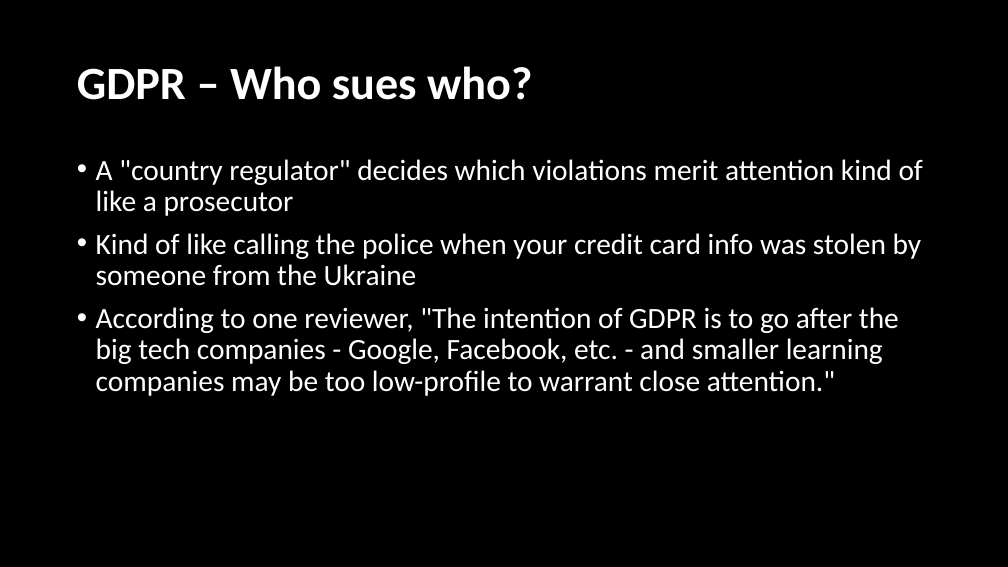
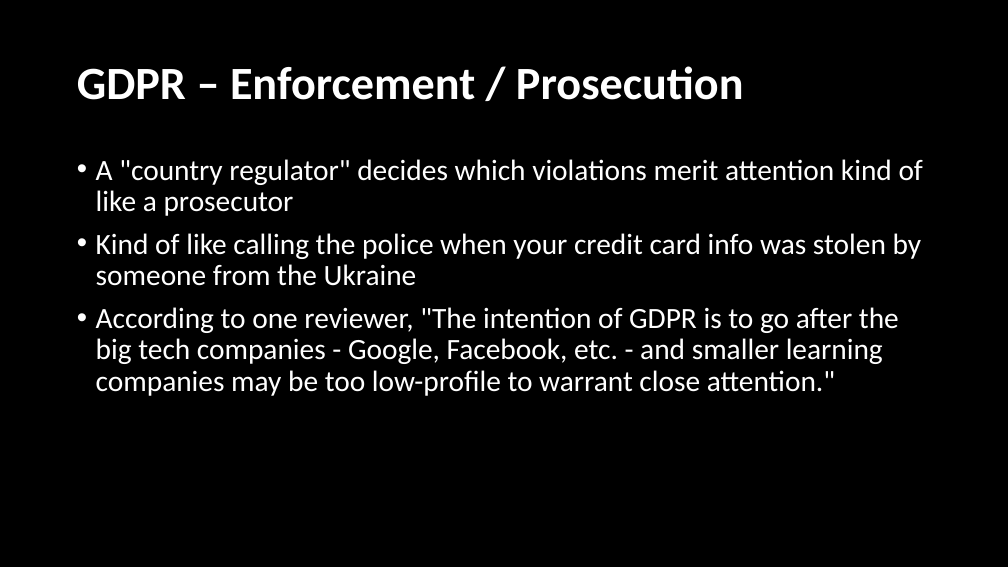
Before and after one commit to LearnerPrivacy/LearnerPrivacy.github.io, a slide deck: slide 15 of lectures/004-GDPR.pptx (slide 14 before the commit). Drawn at 1008x567 pixels with LibreOffice and Linux fonts; fonts in the diff are those of the drawing; background and template pictures are left out. Boxes give left, top, right and bottom in pixels: in the first picture for what was removed or moved away, otherwise in the second. Text is boxed around its words. In the diff, an @@ line names an element or a change of style, - is before the commit and + after.

```diff
--- a/lectures/004-GDPR.pptx
+++ b/lectures/004-GDPR.pptx
@@ title at (77, 66, 744, 100): text changed @@
-GDPR – Who sues who?
+GDPR – Enforcement / Prosecution
```
Also in this commit, not shown: 13 other slides changed, 1 slide added, 2 slides removed, 6 other files.
